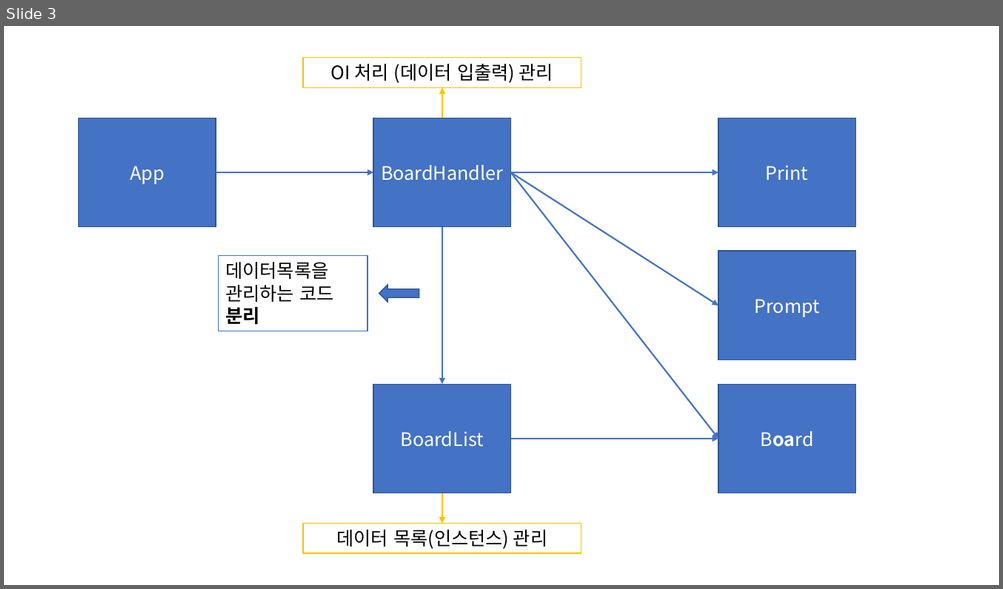
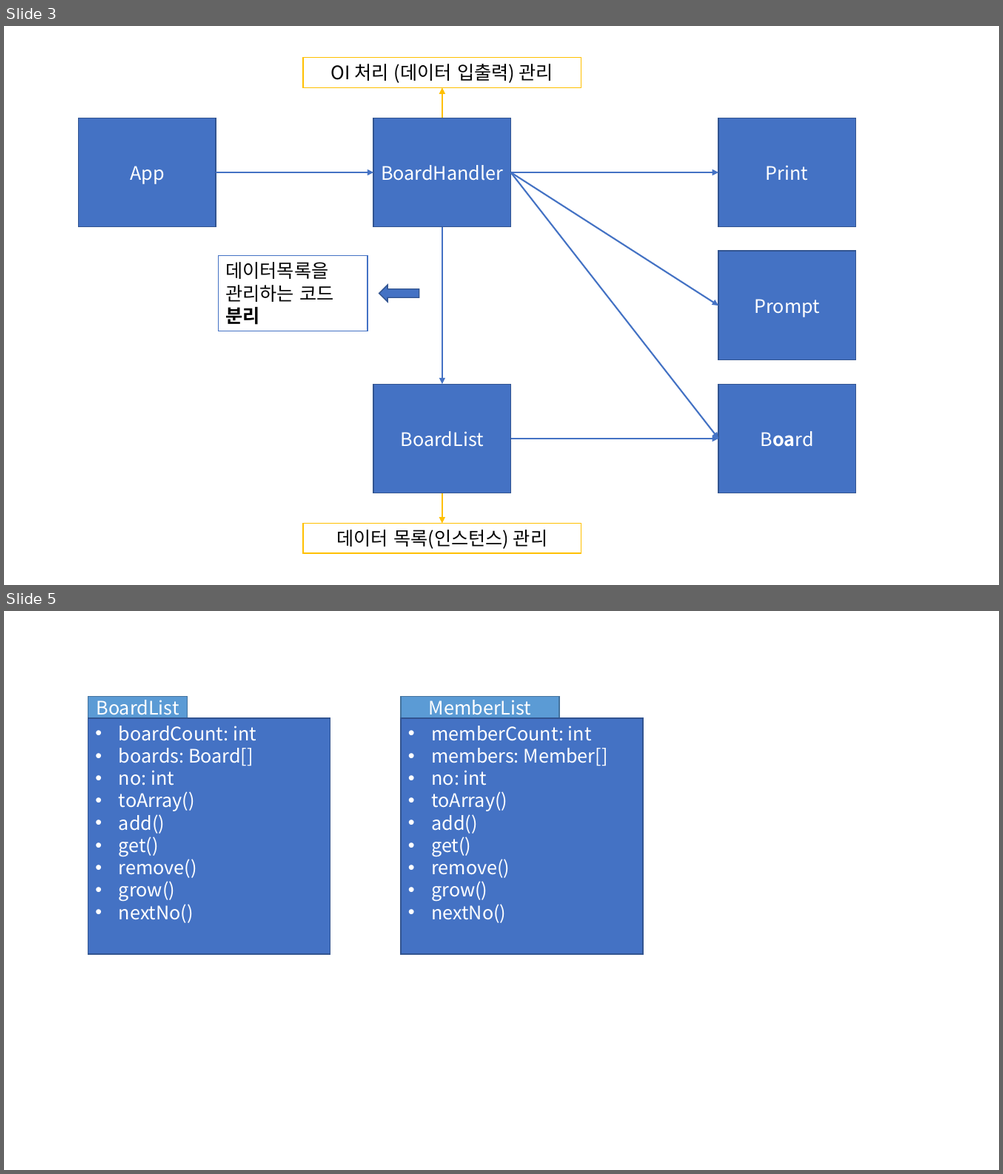
Before and after one commit to Dingadung/2022-study-workspace, a slide deck: study-note/자바/2022-07-22 내용정리.pptx. Shown one above the other, each under a label of ours: slide 3 before the commit, slides 3 and 5 after it; the slides between them are not shown. The pictures are 1003x589 and 1003x1174 pixels, drawn with LibreOffice and Linux fonts; fonts in the diff are those of the drawing. Boxes give left, top, right and bottom in pixels: in the first picture for what was removed or moved away, otherwise in the second. Text is boxed around its words. In the diff, an @@ line names an element or a change of style, - is before the commit and + after.

```diff
--- a/study-note/자바/2022-07-22 내용정리.pptx
+++ b/study-note/자바/2022-07-22 내용정리.pptx
@@ slide 5 added at (4, 611, 999, 1170), background #FFFFFF @@
@@ rectangle added at (88, 697, 188, 718), fill #5B9BD5, outline #43739E 1 pt, 18 pt, text #FFFFFF @@
+BoardList
@@ rectangle added at (401, 697, 559, 718), fill #5B9BD5, outline #43739E 1 pt, 18 pt, text #FFFFFF @@
+MemberList
@@ rectangle added at (88, 718, 330, 955), fill #4472C4, outline #325491 1 pt, 18 pt, text #FFFFFF @@
+• boardCount: int
+• boards: Board[]
+• no: int
+• toArray()
+• add()
+• get()
+• remove()
+• grow()
+• nextNo()
@@ rectangle added at (401, 718, 643, 955), fill #4472C4, outline #325491 1 pt, 18 pt, text #FFFFFF @@
+• memberCount: int
+• members: Member[]
+• no: int
+• toArray()
+• add()
+• get()
+• remove()
+• grow()
+• nextNo()
```
Also in this commit, not shown: 5 other slides added.
